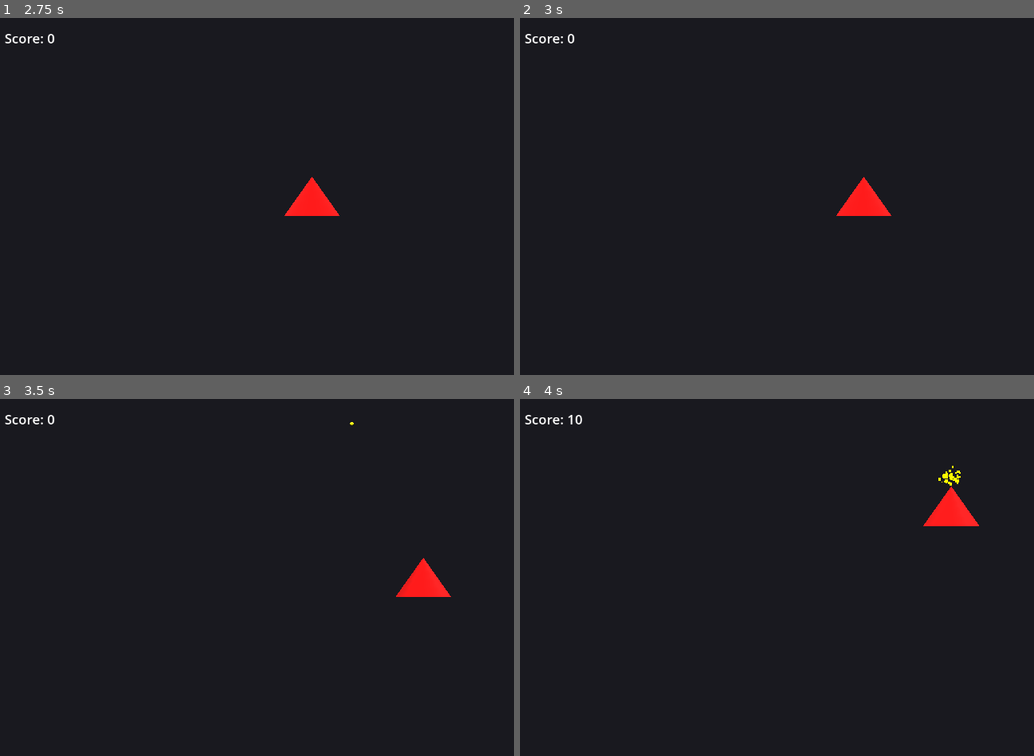
Above: before the commit, frames 1-4 (two rows, left to right).
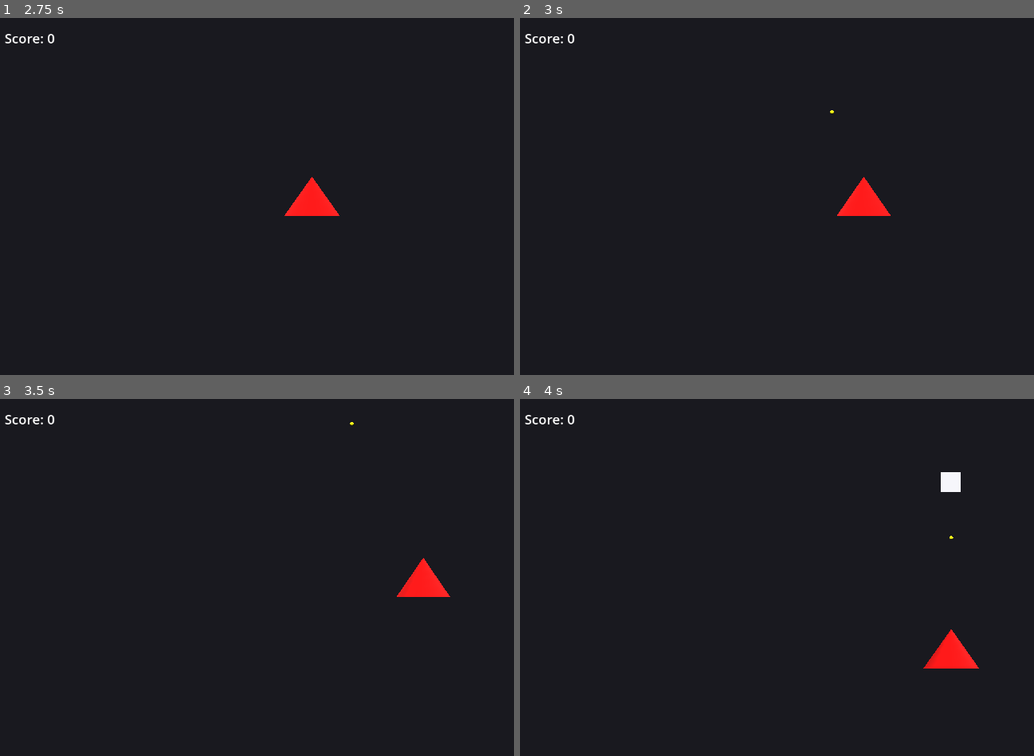
Above: after the commit, the same moments.

Repository: pedromirbr/Shootemup
Game: Godot game, scene res://MainMenu.tscn
Two runs of this game, one before a commit and one after it. Both use one fixed random seed, a clock stepped at 60 frames per second and the inputs below.
Inputs (mouse positions are in pixels of both pictures, inside the frame that each line leads up to):
- Up to frame 1 (2.75 s): click "Start" at 0.5 s; click (313, 267) at 1.27 s; type "Alex" at 1.35 s; click "Confirm Selection" at 2 s
- Up to frame 2 (3 s): tap Enter (ui_accept) at 2.75 s; move the mouse to (972, 178) at 2.77 s; hold Right (ui_right) from 2.78 s (still down); click (972, 178) at 2.92 s
- Up to frame 3 (3.5 s): keep holding Right (ui_right); tap Enter (ui_accept) at 3.02 s
- Up to frame 4 (4 s): move the mouse to (705, 595) at 3.52 s; release Right (ui_right) at 3.53 s; hold Down (ui_down) from 3.53 s (still down); tap Enter (ui_accept) at 3.77 s

Frame 1 is identical in both runs. In frame 2, less than 0.1% of the frame differs, in the area x 60-73%, y 25-56%; in frame 3, less than 0.1%; in frame 4, 1.5%, in the area x 9-90%, y 4-76%.

Commit message:
Acertado

Diff:
--- a/EnemyBullet.tscn
+++ b/EnemyBullet.tscn
@@ -1,23 +1,25 @@
 [gd_scene load_steps=5 format=3 uid="uid://e1e2e3e4e5e6"]
 
-[ext_resource type="Script" path="res://EnemyBullet.gd" id="1_enemy_bullet_script"]
+[ext_resource type="Script" uid="uid://dnc3gtfjfcif0" path="res://EnemyBullet.gd" id="1_enemy_bullet_script"]
+
+[sub_resource type="StandardMaterial3D" id="Mat_EnemyBullet_Yellow"]
+albedo_color = Color(1, 1, 0, 1)
 
 [sub_resource type="SphereMesh" id="Mesh_EnemyBullet_Sphere"]
 radius = 0.1
 height = 0.2
 
-[sub_resource type="StandardMaterial3D" id="Mat_EnemyBullet_Yellow"]
-albedo_color = Color(1, 1, 0, 1)
-
 [sub_resource type="SphereShape3D" id="Collision_EnemyBullet_Sphere"]
 radius = 0.1
 
 [node name="EnemyBullet" type="Area3D" groups=["enemy_bullets"]]
+collision_layer = 2048
+collision_mask = 2048
 script = ExtResource("1_enemy_bullet_script")
 
 [node name="MeshInstance3D" type="MeshInstance3D" parent="."]
+material_override = SubResource("Mat_EnemyBullet_Yellow")
 mesh = SubResource("Mesh_EnemyBullet_Sphere")
-material_override = SubResource("Mat_EnemyBullet_Yellow")
 
 [node name="CollisionShape3D" type="CollisionShape3D" parent="."]
 shape = SubResource("Collision_EnemyBullet_Sphere")
--- a/Player.gd
+++ b/Player.gd
@@ -29,7 +29,9 @@
 
 func _physics_process(delta):
 	var direction = Input.get_vector("ui_left", "ui_right", "ui_up", "ui_down")
-	velocity = Vector3(direction.x, direction.y, 0) * speed * speed_modifier
+	velocity = Vector3(direction.x, -direction.y, 0) * speed * speed_modifier
+	var target_roll = -direction.x * deg_to_rad(15)
+	rotation.y = lerp_angle(rotation.y, target_roll, delta * speed)
 	move_and_slide()
 
 	# Clamp player position to stay within screen bounds (approximate)
--- a/Player.tscn
+++ b/Player.tscn
@@ -1,17 +1,18 @@
 [gd_scene load_steps=4 format=3 uid="uid://b1b2b3b4b5b6"]
 
-[ext_resource type="Script" path="res://Player.gd" id="1_player_script"]
+[ext_resource type="Script" uid="uid://bojkxauoj83cu" path="res://Player.gd" id="1_player_script"]
 
 [sub_resource type="CylinderMesh" id="Mesh_Player_Pyramid"]
 top_radius = 0.0
 bottom_radius = 1.414
-height = 2.0
 radial_segments = 4
 
 [sub_resource type="ConvexPolygonShape3D" id="Collision_Player_Pyramid"]
 points = PackedVector3Array(1, -1, 1, 1, -1, -1, -1, -1, -1, -1, -1, 1, 0, 1, 0)
 
 [node name="Player" type="CharacterBody3D" groups=["player"]]
+collision_layer = 2048
+collision_mask = 2048
 script = ExtResource("1_player_script")
 
 [node name="Pivot" type="Node3D" parent="."]
@@ -20,4 +21,5 @@
 mesh = SubResource("Mesh_Player_Pyramid")
 
 [node name="CollisionShape3D" type="CollisionShape3D" parent="."]
+transform = Transform3D(0.70710677, 0, 0.70710677, 0, 1, 0, -0.70710677, 0, 0.70710677, 0, 0, 0)
 shape = SubResource("Collision_Player_Pyramid")
Not shown: 2 places in PlayerBullet.tscn that only renumber resources
